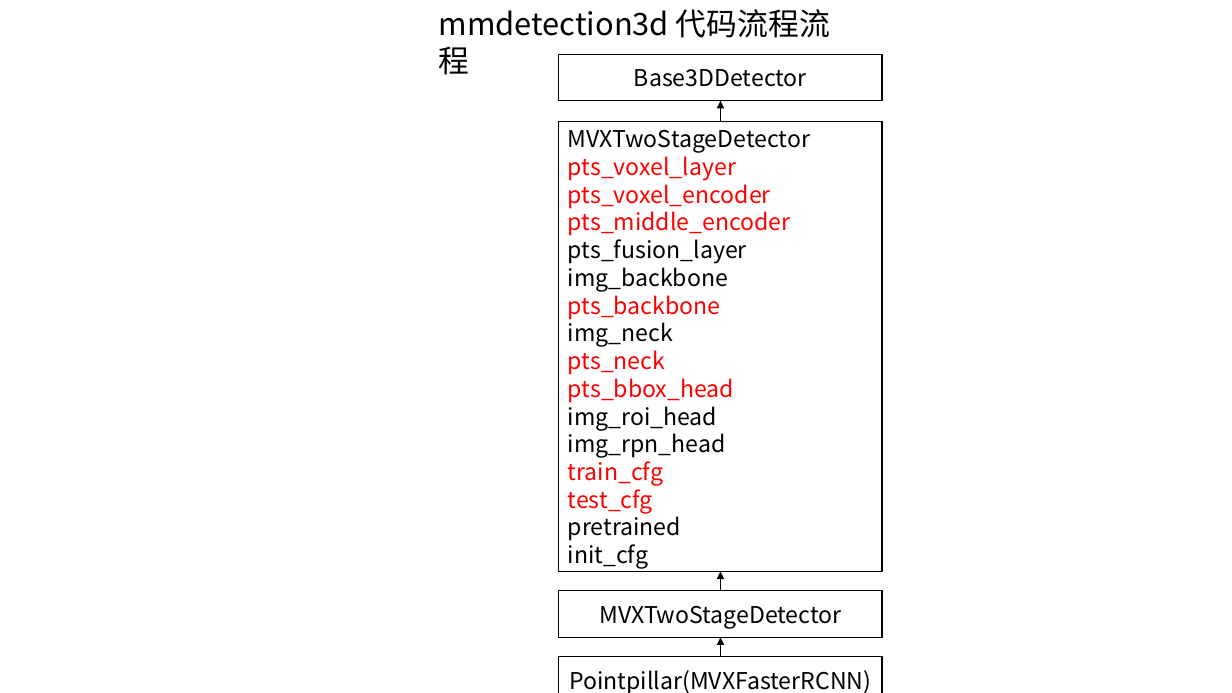
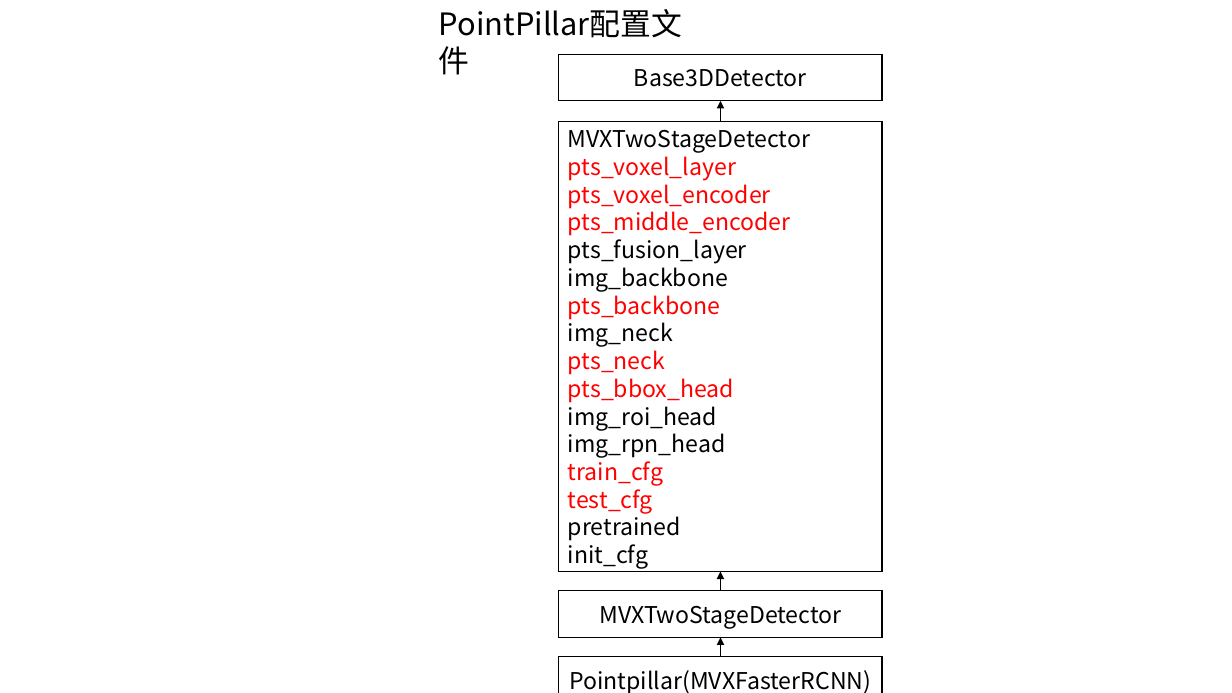
Before and after one commit to foxbao/mmlab_install, a slide deck: slide 10 of 数据集结构.pptx (slide 5 before the commit). Drawn at 1232x693 pixels with LibreOffice and Linux fonts; fonts in the diff are those of the drawing. Boxes give left, top, right and bottom in pixels: in the first picture for what was removed or moved away, otherwise in the second. Text is boxed around its words. In the diff, an @@ line names an element or a change of style, - is before the commit and + after.

```diff
--- a/数据集结构.pptx
+++ b/数据集结构.pptx
@@ text at [439,9,830,75]: text changed @@
-mmdetection3d 代码流程流程
+PointPillar配置文件
```
Also in this commit, not shown: 1 other slide changed, 10 slides added, 7 other files.
